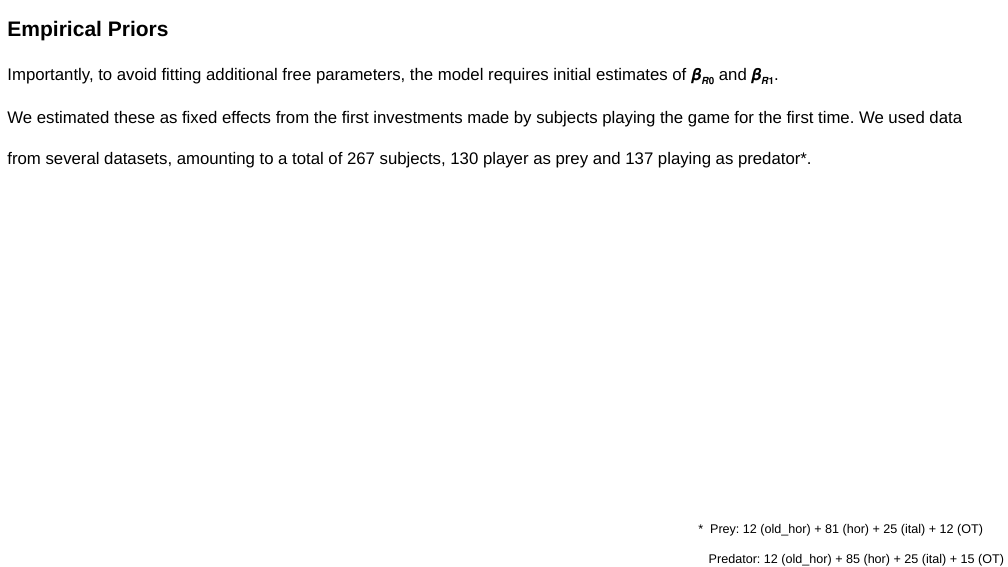
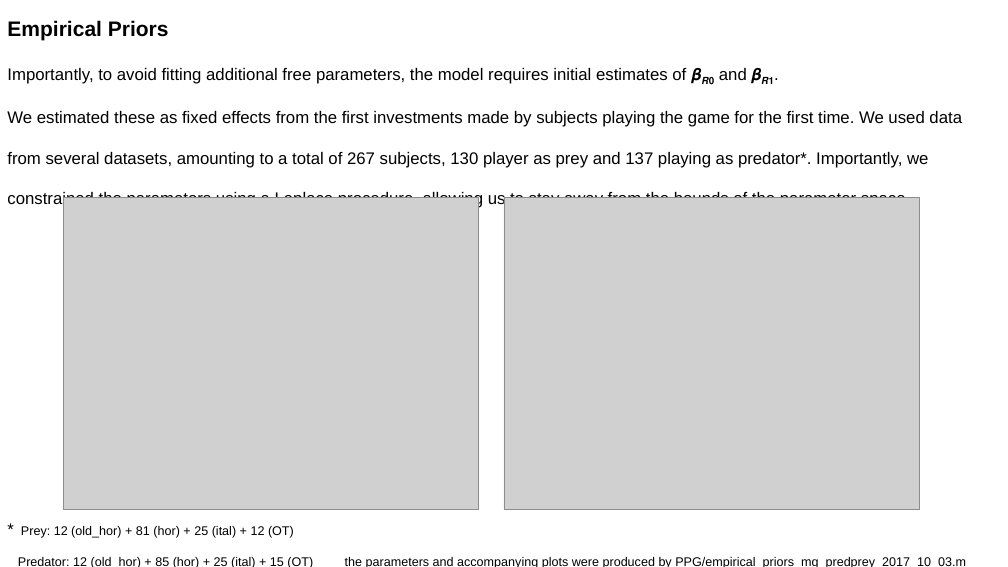
Before and after one commit to michaelrojekgiffin/RL, a slide deck: slide 11 of PPG/reports/PPG progress report 2017_09_26.pptx. Drawn at 1008x567 pixels with LibreOffice and Linux fonts; fonts in the diff are those of the drawing; grey boxes stand for pictures. Boxes give left, top, right and bottom in pixels: in the first picture for what was removed or moved away, otherwise in the second. Text is boxed around its words. In the diff, an @@ line names an element or a change of style, - is before the commit and + after.

Commit message:
about halfway through model vs subjects

```diff
--- a/PPG/reports/PPG progress report 2017_09_26.pptx
+++ b/PPG/reports/PPG progress report 2017_09_26.pptx
@@ text at box(7, 111, 962, 208): text changed @@
-We estimated these as fixed effects from the first investments made by subjects playing the game for the first time. We used data from several datasets, amounting to a total of 267 subjects, 130 player as prey and 137 playing as predator*.
+We estimated these as fixed effects from the first investments made by subjects playing the game for the first time. We used data from several datasets, amounting to a total of 267 subjects, 130 player as prey and 137 playing as predator*. Importantly, we constrained the parameters using a Laplace procedure, allowing us to stay away from the bounds of the parameter space.
@@ picture added at box(63, 197, 479, 509) @@
@@ picture added at box(504, 197, 920, 509) @@
@@ text "* Prey: 12 (old_hor) + ...": place and size @@
-text "* Prey: 12 (old_hor) + ..." at box(709, 524, 1004, 566)
+text "* Prey: 12 (old_hor) + ..." at box(18, 526, 966, 567)
@@ text at box(21, 526, 294, 538): size 12 to 16 pt in "*" @@
@@ text at box(18, 557, 966, 567): text changed @@
-Predator: 12 (old_hor) + 85 (hor) + 25 (ital) + 15 (OT)
+Predator: 12 (old_hor) + 85 (hor) + 25 (ital) + 15 (OT) the parameters and accompanying plots were produced by PPG/empirical_priors_mg_predprey_2017_10_03.m
```
Also in this commit, not shown: 1 other slide changed, 12 other files.
